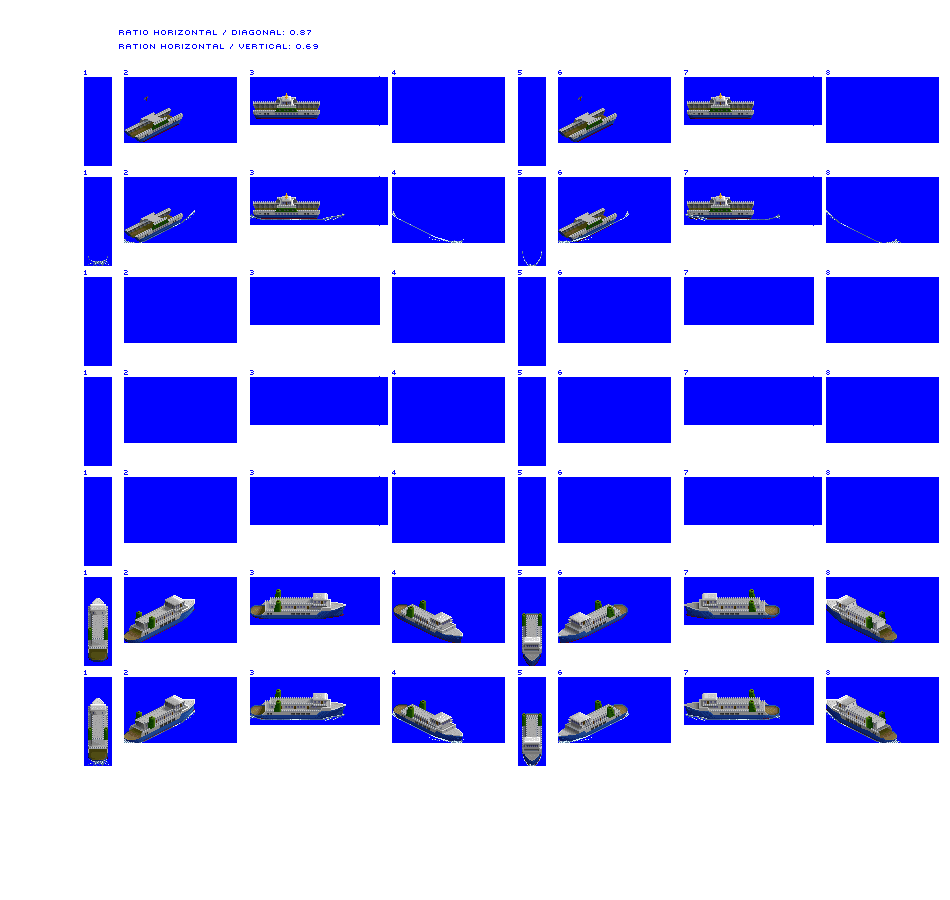
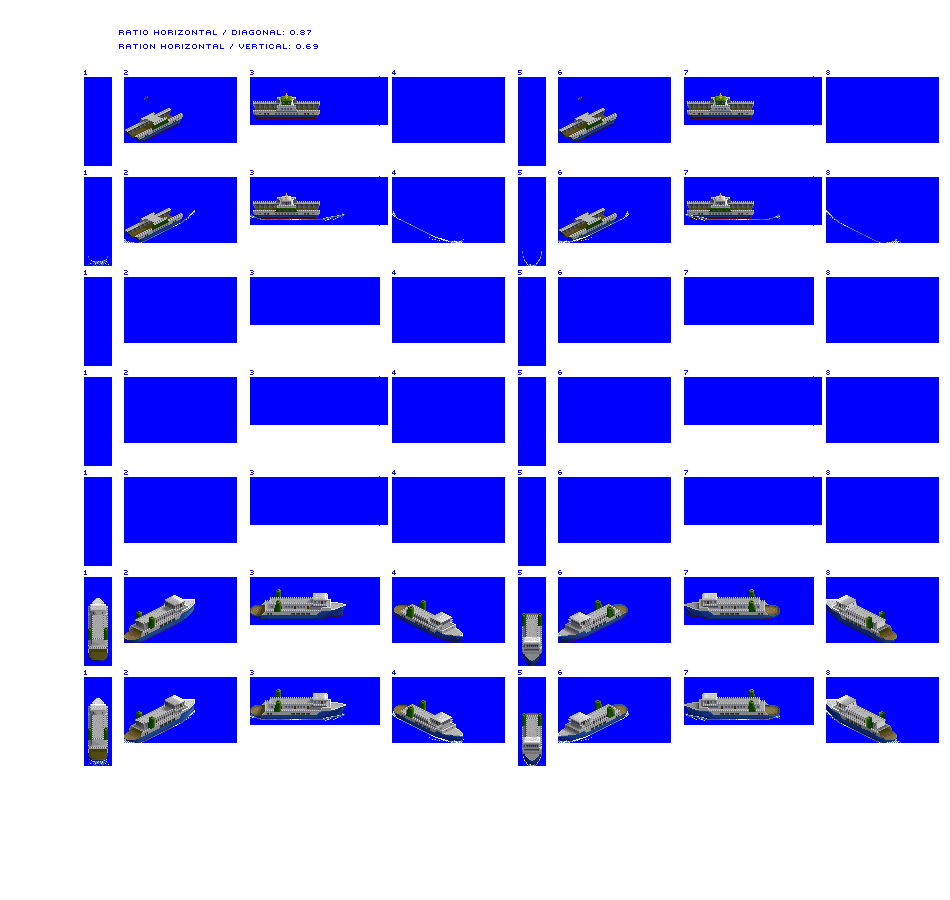
Revision of a layered (950, 900) image; what changed, layer by layer:
painted on "Layer 3 copy 9" over [273, 96, 732, 113]
